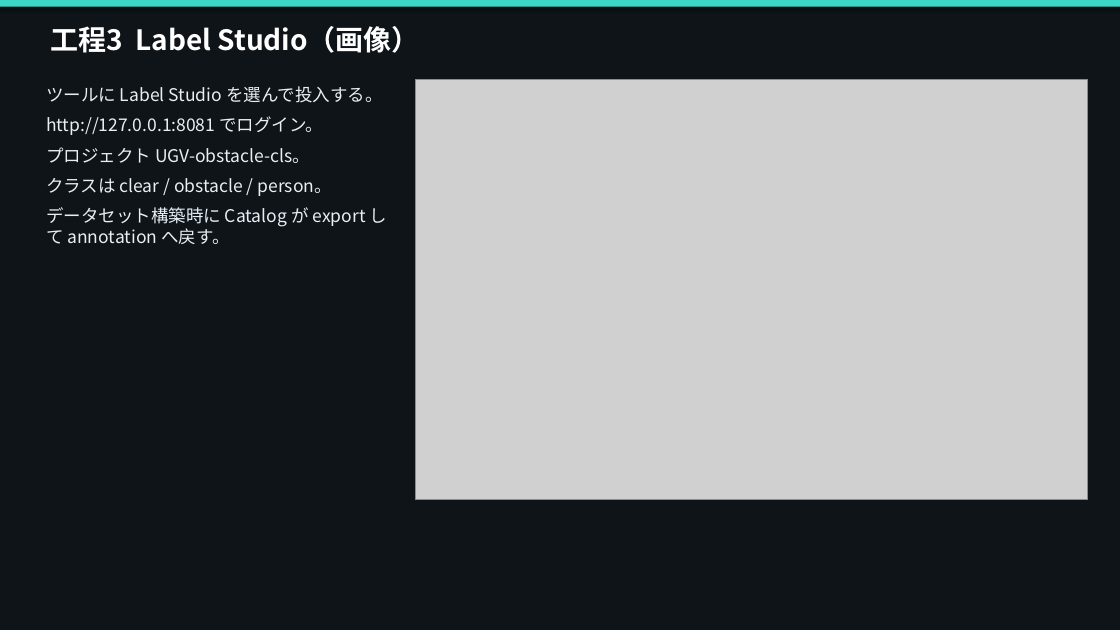
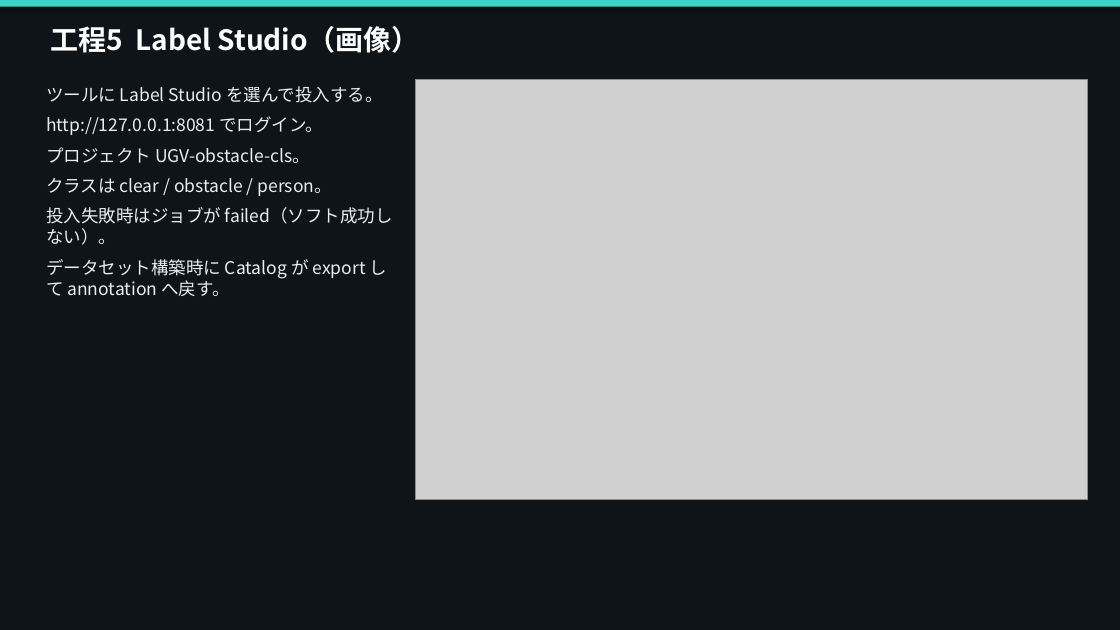
Before and after one commit to xeno1983/MLOPs_DEV, a slide deck: slide 12 of docs/procedure/UGV_MLOps_データ取込からデプロイ手順.pptx (slide 10 before the commit). Drawn at 1120x630 pixels with LibreOffice and Linux fonts; fonts in the diff are those of the drawing; grey boxes stand for pictures. Boxes give left, top, right and bottom in pixels: in the first picture for what was removed or moved away, otherwise in the second. Text is boxed around its words. In the diff, an @@ line names an element or a change of style, - is before the commit and + after.

```diff
--- a/docs/procedure/UGV_MLOps_データ取込からデプロイ手順.pptx
+++ b/docs/procedure/UGV_MLOps_データ取込からデプロイ手順.pptx
@@ text at <box>50,26,420,53</box>: text changed @@
-工程3 Label Studio（画像）
+工程5 Label Studio（画像）
@@ text at <box>46,207,393,245</box>: paragraph added @@
+投入失敗時はジョブが failed（ソフト成功しない）。
```
Also in this commit, not shown: 15 other slides changed, 3 slides added, 1 slide removed, 40 other files.
